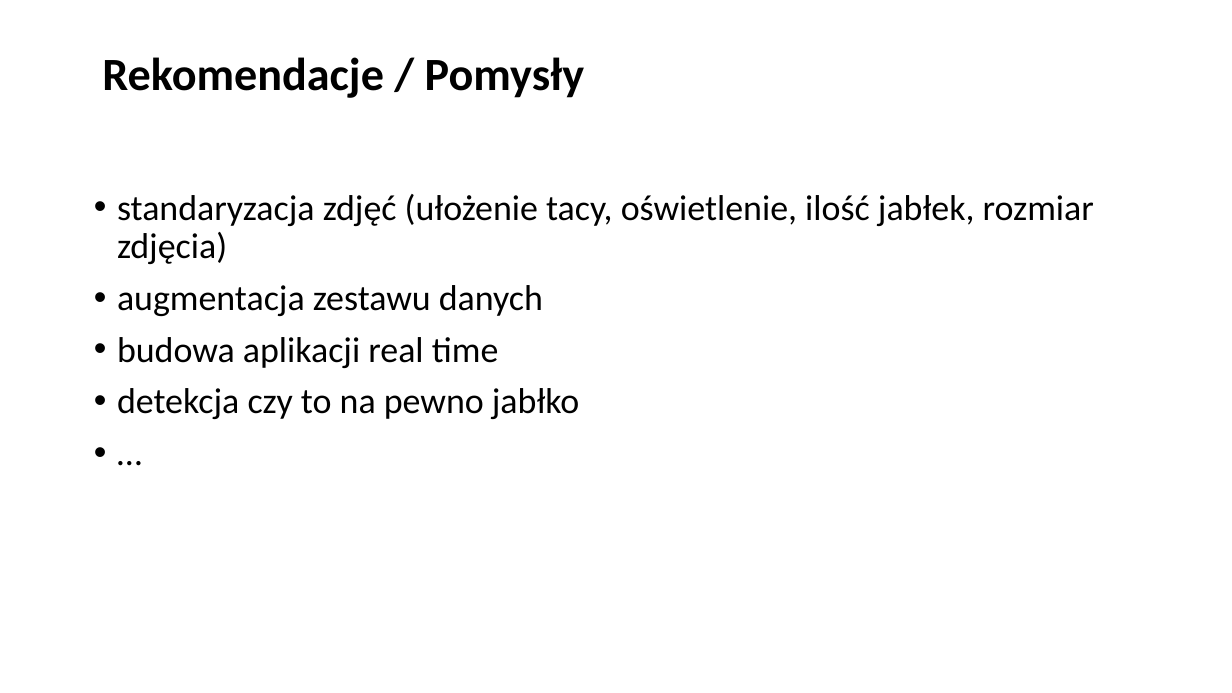
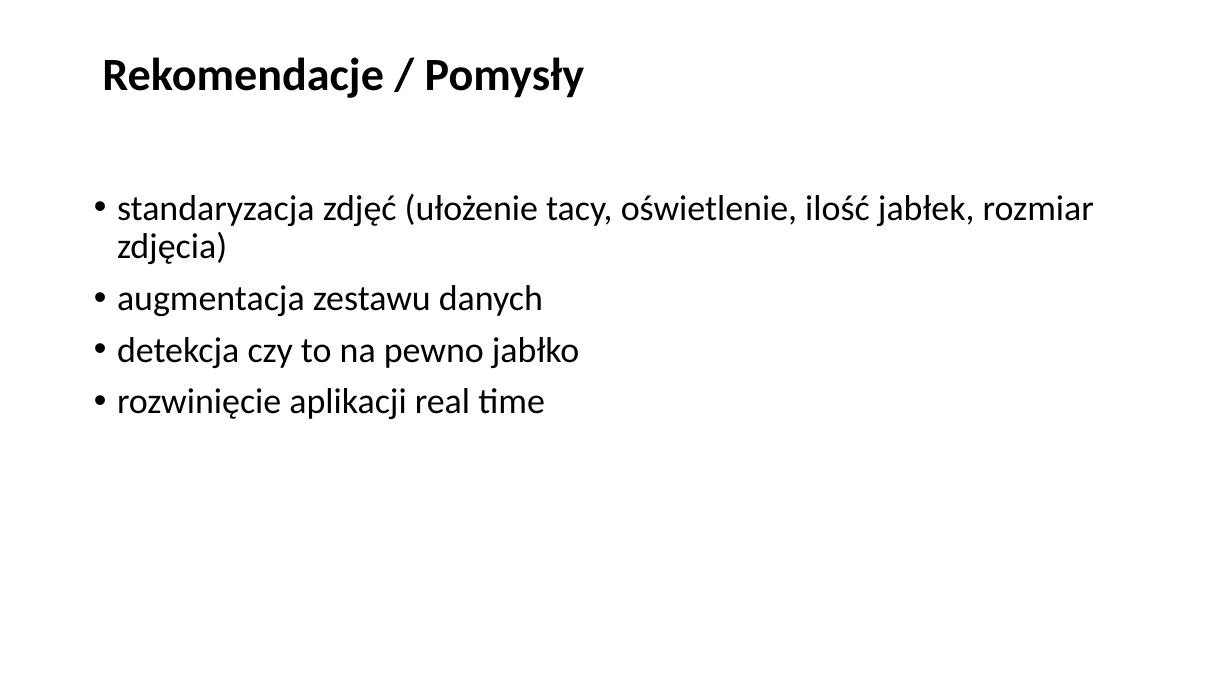
Before and after one commit to infoshareacademy/jdszr5-nonamezzz, a slide deck: slide 11 of Projekt_DL/prezentacja_DL.pptx (slide 10 before the commit). Drawn at 1232x693 pixels with LibreOffice and Linux fonts; fonts in the diff are those of the drawing. Boxes give left, top, right and bottom in pixels: in the first picture for what was removed or moved away, otherwise in the second. Text is boxed around its words. In the diff, an @@ line names an element or a change of style, - is before the commit and + after.

```diff
--- a/Projekt_DL/prezentacja_DL.pptx
+++ b/Projekt_DL/prezentacja_DL.pptx
@@ text at bbox=[117, 337, 499, 368]: paragraph removed @@
-• budowa aplikacji real time
@@ text at bbox=[117, 388, 545, 419]: text changed @@
-• …
+• rozwinięcie aplikacji real time
```
Also in this commit, not shown: 2 other slides changed, 2 slides added, 1 slide removed.
